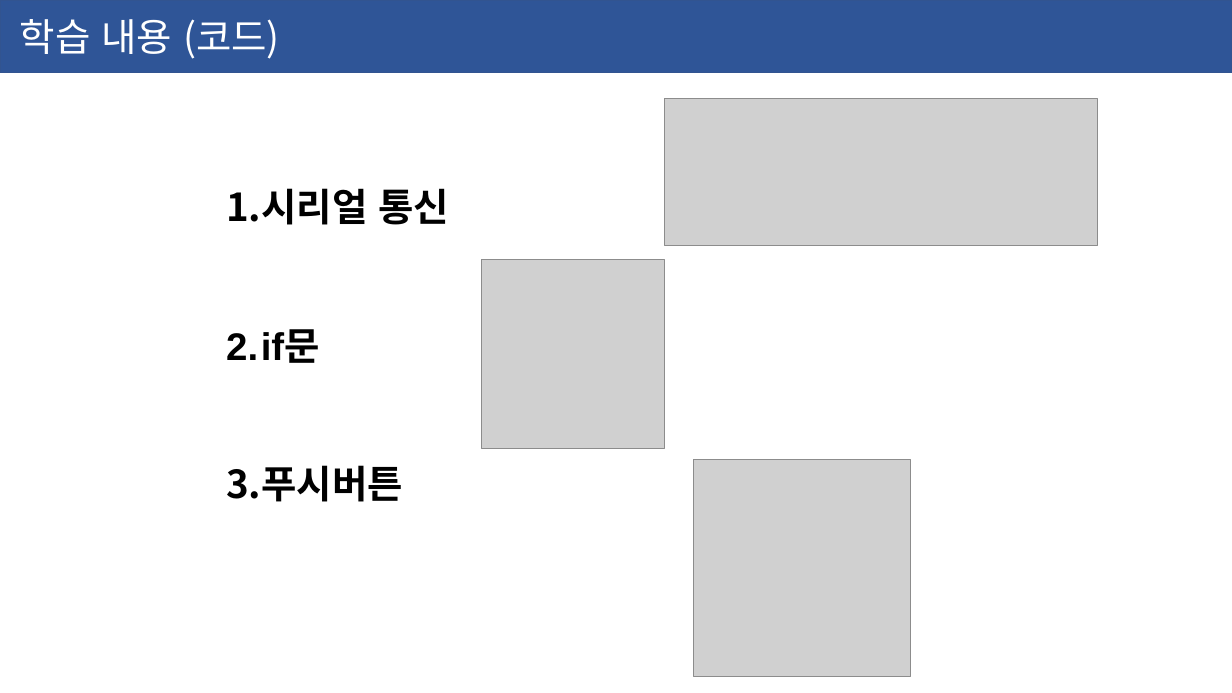
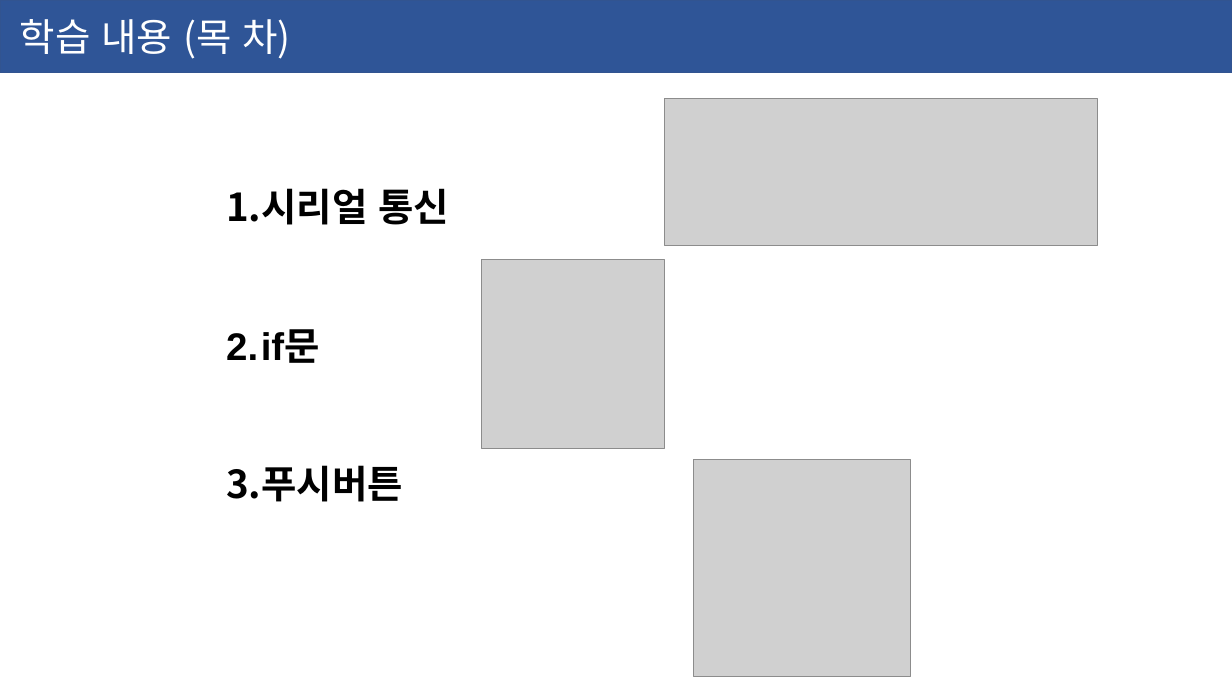
Before and after one commit to ssjf409/2020-yeonsu-highschool, a slide deck: slide 6 of 2020-06-03-연수고.pptx. Drawn at 1232x693 pixels with LibreOffice and Linux fonts; fonts in the diff are those of the drawing; grey boxes stand for pictures. Boxes give left, top, right and bottom in pixels: in the first picture for what was removed or moved away, otherwise in the second. Text is boxed around its words. In the diff, an @@ line names an element or a change of style, - is before the commit and + after.

```diff
--- a/2020-06-03-연수고.pptx
+++ b/2020-06-03-연수고.pptx
@@ text in rectangle at [20,19,290,59]: text changed @@
-학습 내용 (코드)
+학습 내용 (목 차)
```
